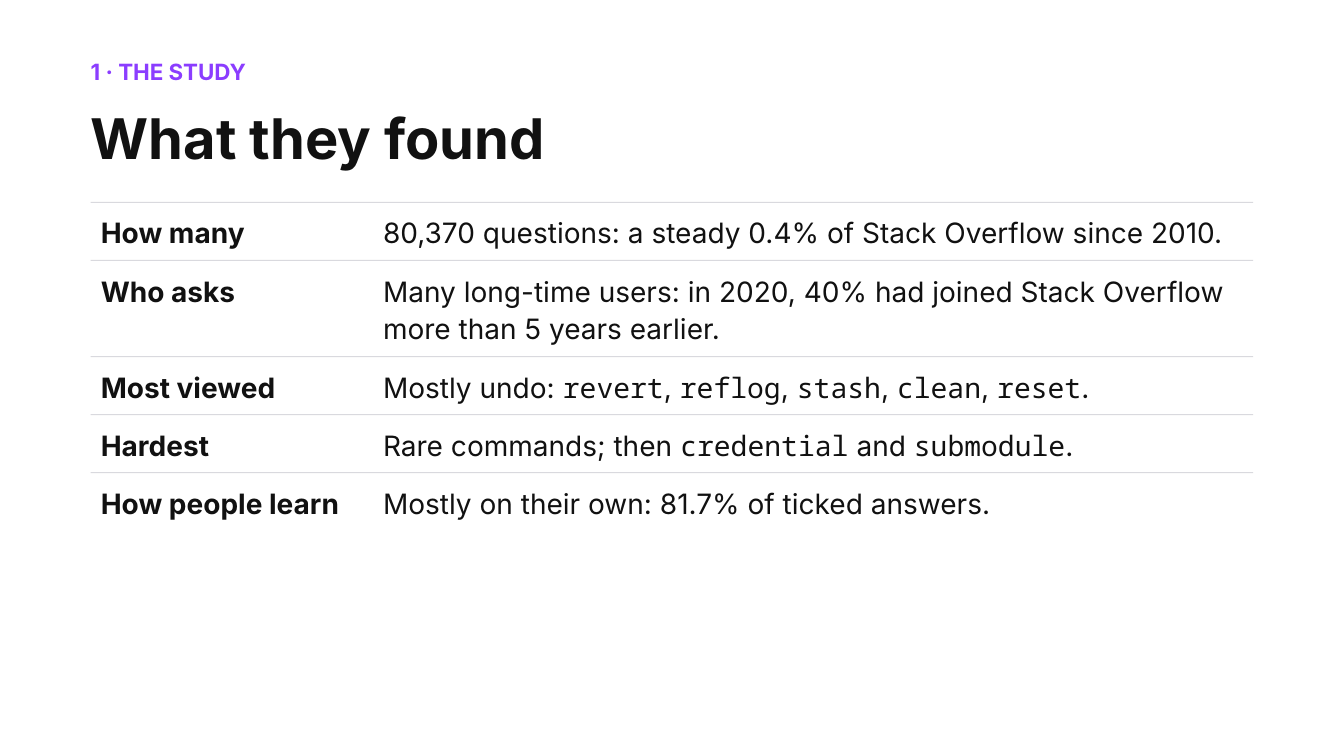
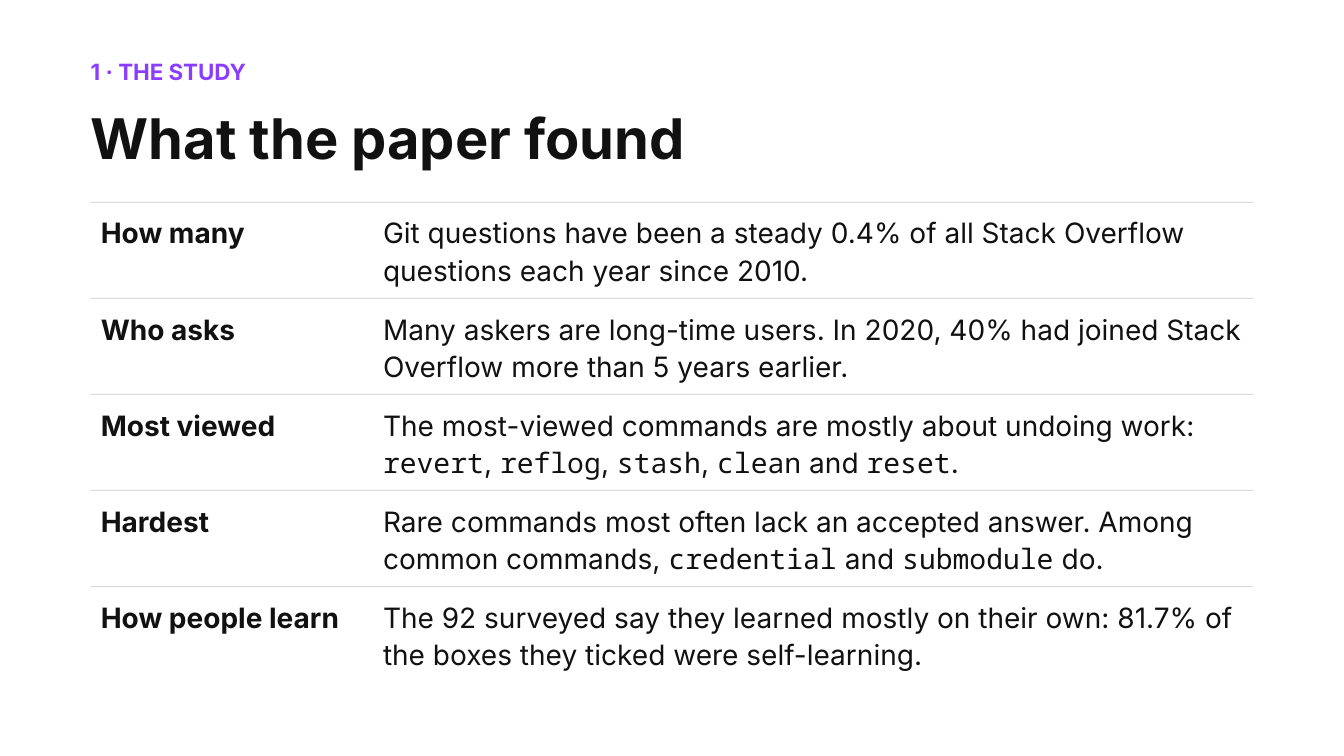
Before and after one commit to shubham3-ucb/cs294-pl, a slide deck: slide 5 of slides/thursday_app.pptx (slide 9 before the commit). Drawn at 1344x756 pixels with LibreOffice and Linux fonts; fonts in the diff are those of the drawing. Boxes give left, top, right and bottom in pixels: in the first picture for what was removed or moved away, otherwise in the second. Text is boxed around its words. In the diff, an @@ line names an element or a change of style, - is before the commit and + after.

```diff
--- a/slides/thursday_app.pptx
+++ b/slides/thursday_app.pptx
@@ text at bbox=[91, 116, 685, 171]: text changed @@
-What they found
+What the paper found
@@ text at bbox=[383, 221, 1184, 287]: text changed @@
-80,370 questions: a steady 0.4% of Stack Overflow since 2010.
+Git questions have been a steady 0.4% of all Stack Overflow questions each year since 2010.
@@ text at bbox=[383, 319, 1240, 383]: text changed @@
-Many long-time users: in 2020, 40% had joined Stack Overflow more than 5 years earlier.
+Many askers are long-time users. In 2020, 40% had joined Stack Overflow more than 5 years earlier.
@@ 2 texts, 2 rectangles: place and size @@
-2 texts, 2 rectangles at bbox=[91, 260, 1253, 399]
+2 texts, 2 rectangles at bbox=[91, 298, 1253, 437]
@@ text at bbox=[383, 415, 1195, 480]: text changed; font Noto Sans Mono to Inter @@
-Mostly undo: revert, reflog, stash, clean, reset.
+The most-viewed commands are mostly about undoing work: revert, reflog, stash, clean and reset.
@@ rectangle: place and size @@
-rectangle at bbox=[91, 414, 1253, 415]
+rectangle at bbox=[91, 490, 1253, 491]
@@ text "Hardest": place and size @@
-text "Hardest" at bbox=[101, 435, 209, 457]
+text "Hardest" at bbox=[101, 511, 209, 533]
@@ text at bbox=[383, 510, 1192, 574]: text changed @@
-Rare commands; then credential and submodule.
+Rare commands most often lack an accepted answer. Among common commands, credential and submodule do.
@@ rectangle: place and size @@
-rectangle at bbox=[91, 473, 1253, 474]
+rectangle at bbox=[91, 586, 1253, 587]
@@ text "How people learn": place and size @@
-text "How people learn" at bbox=[101, 493, 339, 520]
+text "How people learn" at bbox=[101, 607, 339, 634]
@@ text at bbox=[383, 606, 1232, 671]: text changed @@
-Mostly on their own: 81.7% of ticked answers.
+The 92 surveyed say they learned mostly on their own: 81.7% of the boxes they ticked were self-learning.
```
Also in this commit, not shown: 17 other slides changed, 1 slide added, 5 slides removed, 30 other files.
